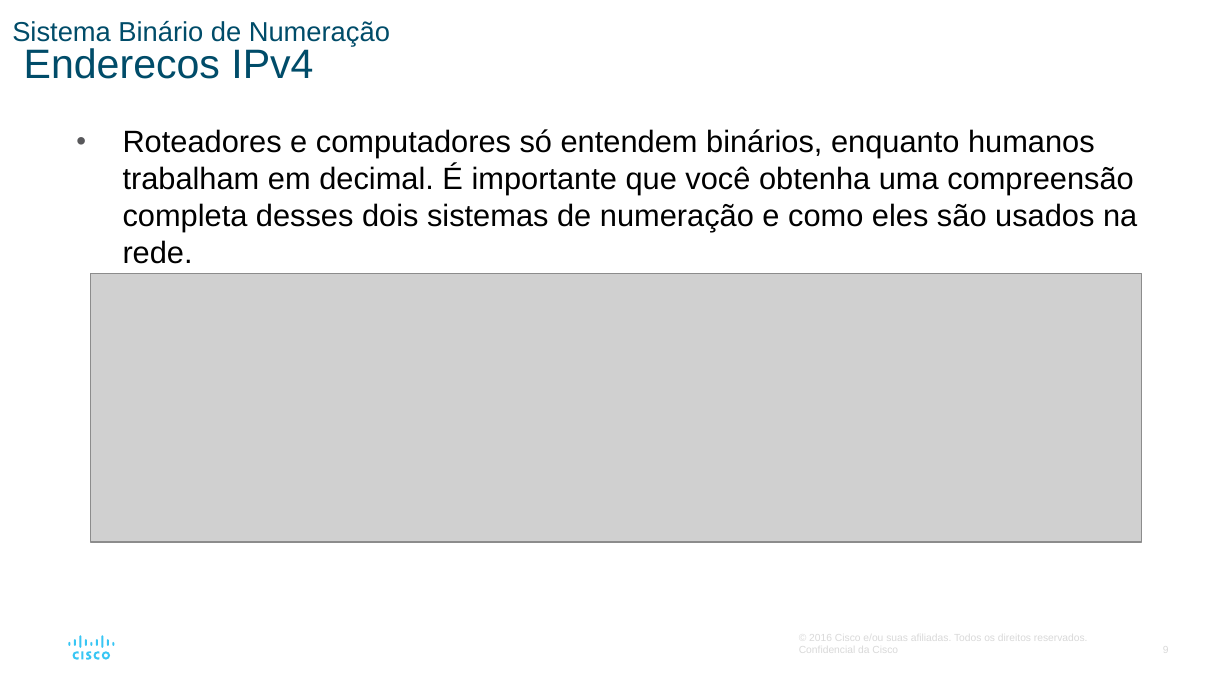
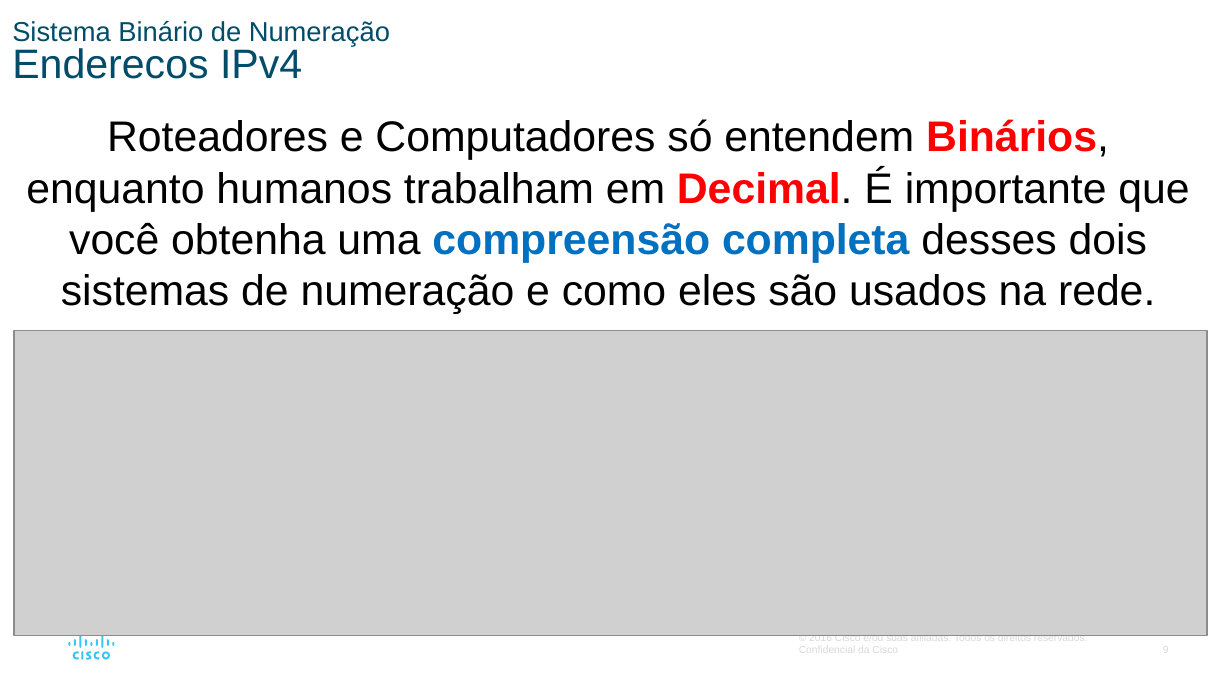
Before and after one commit to vaamonde/netacad, a slide deck: slide 9 of 02-CCNA-200-301-v7/01-CCNA-IntroducaoAsRedes-v7.02/01-Modulo01-PPTS/Modulo05-SistemaNumerico.pptx. Drawn at 1232x693 pixels with LibreOffice and Linux fonts; fonts in the diff are those of the drawing; grey boxes stand for pictures. Boxes give left, top, right and bottom in pixels: in the first picture for what was removed or moved away, otherwise in the second. Text is boxed around its words. In the diff, an @@ line names an element or a change of style, - is before the commit and + after.

```diff
--- a/02-CCNA-200-301-v7/01-CCNA-IntroducaoAsRedes-v7.02/01-Modulo01-PPTS/Modulo05-SistemaNumerico.pptx
+++ b/02-CCNA-200-301-v7/01-CCNA-IntroducaoAsRedes-v7.02/01-Modulo01-PPTS/Modulo05-SistemaNumerico.pptx
@@ text at (26,119,1189,314): text changed; size 18 to 25 pt @@
-• Roteadores e computadores só entendem binários, enquanto humanos trabalham em decimal. É importante que você obtenha uma compreensão completa desses dois sistemas de numeração e como eles são usados na rede.
+Roteadores e Computadores só entendem Binários, enquanto humanos trabalham em Decimal. É importante que você obtenha uma compreensão completa desses dois sistemas de numeração e como eles são usados na rede.
@@ picture: place and size @@
-picture at (90,274,1141,542)
+picture at (14,330,1207,636)
```
Also in this commit, not shown: 11 other slides changed, 7 other files.
